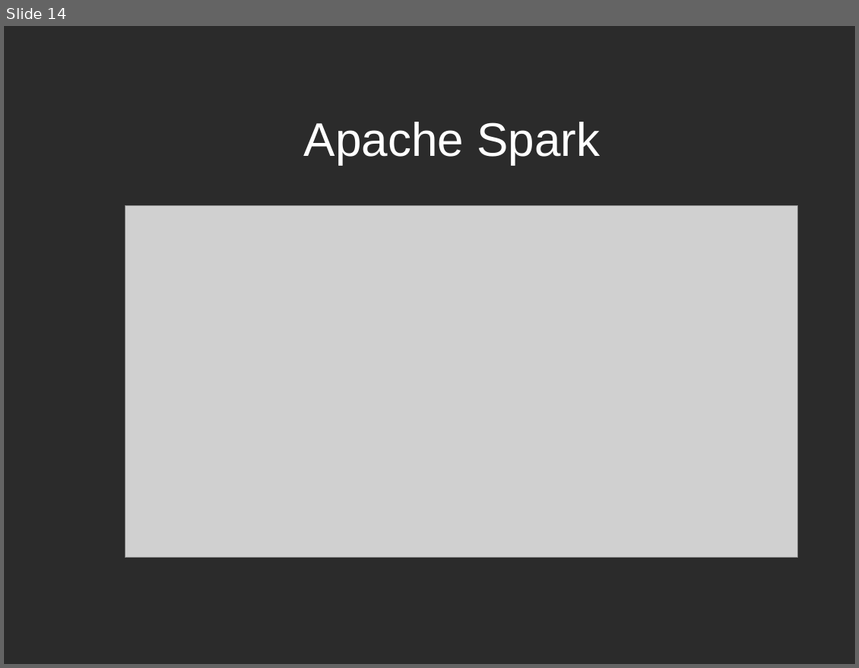
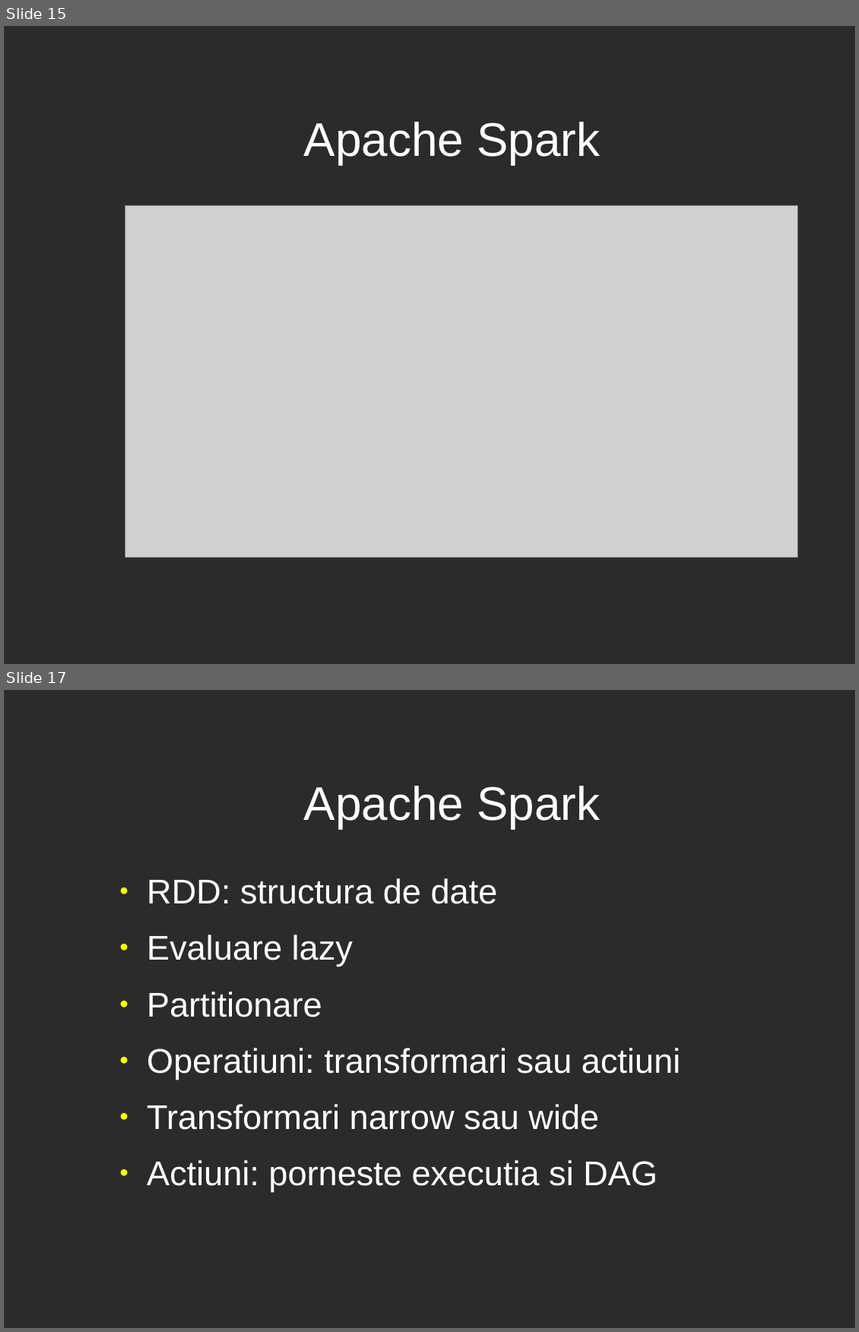
Before and after one commit to RaresBr/licenta, a slide deck: prezentareBradeaRares.odp. Shown one above the other, each under a label of ours: slide 14 before the commit, slides 15 and 17 after it; the slides between them are not shown. The pictures are 859x668 and 859x1332 pixels, drawn with LibreOffice and Linux fonts; fonts in the diff are those of the drawing; grey boxes stand for pictures; background and template pictures are left out; a plain dark background stands for a picture behind light text. Boxes give left, top, right and bottom in pixels: in the first picture for what was removed or moved away, otherwise in the second. Text is boxed around its words. In the diff, an @@ line names an element or a change of style, - is before the commit and + after.

Commit message:
done

```diff
--- a/prezentareBradeaRares.odp
+++ b/prezentareBradeaRares.odp
@@ slide 17 added at [4,690,855,1328], background picture (left out) @@
@@ title added at [304,786,600,828], 44 pt, text #FFFFFF @@
+Apache Spark
@@ text added at [147,878,680,1192], 32 pt, text #FFFFFF @@
+● RDD: structura de date
+● Evaluare lazy
+● Partitionare
+● Operatiuni: transformari sau actiuni
+● Transformari narrow sau wide
+● Actiuni: porneste executia si DAG
@@ what was slide 14 is now slide 15 @@
```
Also in this commit, not shown: 15 other slides added.
